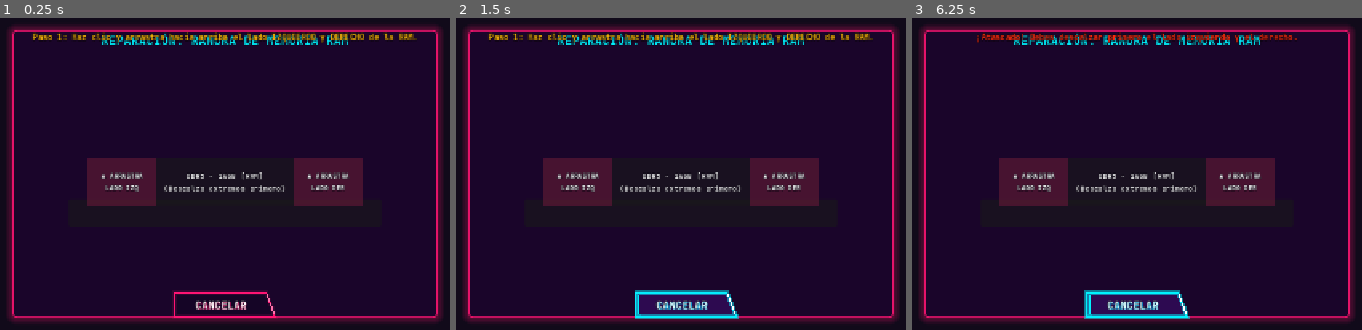
Above: before the commit, frames 1-3 (left to right).
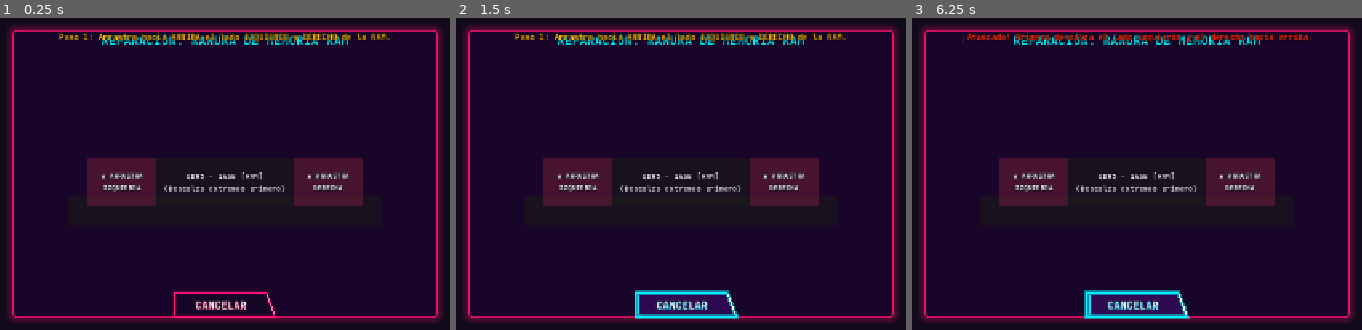
Above: after the commit, the same moments.

Repository: santiago9seijas-bit/computer-technician-3D
Game: Godot game, scene res://scenes/minigames/RAMMinigame.tscn
Same seed, same stepped clock (60 frames per second), same inputs: the game is played once before the commit and once after it. This scene is started directly instead of the project's main scene.
Inputs (mouse positions are in pixels of both pictures, inside the frame that each line leads up to):
- Up to frame 1 (0.25 s): no input
- Up to frame 2 (1.5 s): tap Enter at 0.5 s; move the mouse to (856, 152) at 0.52 s; hold D (move_right) 0.53-1.25 s; tap E (interact) at 0.6 s; click (856, 152) at 0.67 s; click "CANCELAR" at 1.25 s
- Up to frame 3 (6.25 s): drag from (975, 195) to (1096, 264) at 2.02 s; move the mouse to (1218, 74) at 2.77 s; hold D (move_right) 2.78-3.5 s; tap E (interact) at 2.85, 4.35, 5.85 s; click (1218, 74) at 2.92 s; drag from (1096, 264) to (outside the picture) at 3.52 s; move the mouse to (outside the picture) at 4.27 s; hold A (move_left) 4.28-5 s; click (outside the picture) at 4.42 s; drag from (outside the picture) to (1015, 61) at 5.02 s; move the mouse to (1177, 174) at 5.77 s; hold S (move_back) from 5.78 s (still down); click (1177, 174) at 5.92 s

The runs differ from the first frame. In frame 1, 1.6% of the frame differs, in the area x 7-93%, y 4-56%; in frame 2, 1.6%; in frame 3, 1.4%.

Commit message:
feat: mecanica inversa de insercion de RAM y visualizacion de slot vacio

Diff:
--- a/scenes/minigames/RAMMinigame.tscn
+++ b/scenes/minigames/RAMMinigame.tscn
@@ -52,7 +52,7 @@
 offset_top = 38.0
 theme_override_colors/font_color = Color(1, 0.85, 0.2, 1)
 theme_override_font_sizes/font_size = 13
-text = "Paso 1: Arrastra hacia arriba el lado IZQUIERDO y DERECHO de la RAM."
+text = "Paso 1: Arrastra hacia ARRIBA el lado IZQUIERDO y DERECHO de la RAM."
 horizontal_alignment = 1
 
 [node name="SocketArea" type="Control" parent="Panel"]
@@ -62,7 +62,7 @@
 size_flags_vertical = 4
 
 [node name="SocketBase" type="Panel" parent="Panel/SocketArea"]
-custom_minimum_size = Vector2(500, 44)
+custom_minimum_size = Vector2(500, 48)
 layout_mode = 1
 anchors_preset = 8
 anchor_left = 0.5
@@ -70,11 +70,25 @@
 anchor_right = 0.5
 anchor_bottom = 0.5
 offset_left = -250.0
-offset_top = 40.0
+offset_top = 35.0
 offset_right = 250.0
-offset_bottom = 84.0
-grow_horizontal = 2
-grow_vertical = 2
+offset_bottom = 83.0
+grow_horizontal = 2
+grow_vertical = 2
+
+[node name="EmptySlotLabel" type="Label" parent="Panel/SocketArea/SocketBase"]
+visible = false
+layout_mode = 1
+anchors_preset = 15
+anchor_right = 1.0
+anchor_bottom = 1.0
+grow_horizontal = 2
+grow_vertical = 2
+theme_override_colors/font_color = Color(1, 0.75, 0.1, 0.9)
+theme_override_font_sizes/font_size = 12
+text = "[ ZÓCALO DDR5 VACÍO · PINES EXPUESTOS ]"
+horizontal_alignment = 1
+vertical_alignment = 1
 
 [node name="RAMStick" type="Panel" parent="Panel/SocketArea"]
 custom_minimum_size = Vector2(440, 75)
@@ -119,7 +133,7 @@
 mouse_filter = 2
 theme_override_font_sizes/font_size = 11
 text = "▲ ARRASTRA
-LADO IZQ"
+IZQUIERDA"
 horizontal_alignment = 1
 vertical_alignment = 1
 
@@ -183,7 +197,7 @@
 mouse_filter = 2
 theme_override_font_sizes/font_size = 11
 text = "▲ ARRASTRA
-LADO DER"
+DERECHA"
 horizontal_alignment = 1
 vertical_alignment = 1
 
--- a/scripts/minigames/RAMMinigame.gd
+++ b/scripts/minigames/RAMMinigame.gd
@@ -3,24 +3,34 @@
 signal minigame_finished(success: bool)
 
 enum State {
-	UNSEAT_RAM,
-	INSERT_NEW_RAM,
+	EXTRACT_SIDES,
+	EXTRACT_CENTER,
+	EMPTY_SLOT,
+	INSERT_CENTER,
+	LOCK_SIDES,
 	COMPLETED
 }
 
-var current_state: State = State.UNSEAT_RAM
-
-# Estados de descalce
+var current_state: State = State.EXTRACT_SIDES
+
+# Estados de extracción de la RAM vieja
 var left_unseated: bool = false
 var right_unseated: bool = false
-var broken_ram_removed: bool = false
+
+# Estados de inserción de la RAM nueva
+var center_inserted: bool = false
+var new_left_locked: bool = false
+var new_right_locked: bool = false
 
 # Arrastre interactivo
 var dragging_part: String = "" # "left", "right", "center"
 var drag_start_pos: Vector2 = Vector2.ZERO
 
 @onready var status_label: Label = $Panel/StatusLabel
+@onready var socket_base: Panel = $Panel/SocketArea/SocketBase
+@onready var empty_slot_label: Label = $Panel/SocketArea/SocketBase/EmptySlotLabel
 @onready var ram_stick: Panel = $Panel/SocketArea/RAMStick
+
 @onready var zone_left: Control = $Panel/SocketArea/RAMStick/ZoneLeft
 @onready var zone_right: Control = $Panel/SocketArea/RAMStick/ZoneRight
 @onready var zone_center: Control = $Panel/SocketArea/RAMStick/ZoneCenter
@@ -36,6 +46,7 @@
 	btn_cancel.pressed.connect(func(): minigame_finished.emit(false))
 	btn_use_spare.pressed.connect(_on_use_spare_pressed)
 	btn_use_spare.visible = false
+	empty_slot_label.visible = false
 
 	zone_left.gui_input.connect(func(event): _handle_zone_input("left", event))
 	zone_right.gui_input.connect(func(event): _handle_zone_input("right", event))
@@ -45,27 +56,52 @@
 
 func _update_ui_state() -> void:
 	match current_state:
-		State.UNSEAT_RAM:
+		State.EXTRACT_SIDES:
 			if not left_unseated and not right_unseated:
-				status_label.text = "Paso 1: Haz clic y arrastra hacia arriba el lado IZQUIERDO y DERECHO de la RAM."
+				status_label.text = "Paso 1: Arrastra hacia ARRIBA el lado IZQUIERDO y DERECHO de la RAM."
 				status_label.modulate = Color(1.0, 0.85, 0.2, 1)
 			elif left_unseated and not right_unseated:
-				status_label.text = "¡Lado izquierdo liberado! Ahora arrastra el lado DERECHO hacia arriba."
+				status_label.text = "¡Lado izquierdo liberado! Ahora arrastra el lado DERECHO hacia ARRIBA."
 				status_label.modulate = Color(0.0, 0.9, 1.0, 1)
 			elif right_unseated and not left_unseated:
-				status_label.text = "¡Lado derecho liberado! Ahora arrastra el lado IZQUIERDO hacia arriba."
+				status_label.text = "¡Lado derecho liberado! Ahora arrastra el lado IZQUIERDO hacia ARRIBA."
 				status_label.modulate = Color(0.0, 0.9, 1.0, 1)
 			else:
-				status_label.text = "¡Ambos lados liberados! Ahora arrastra el CENTRO hacia arriba para sacarla."
-				status_label.modulate = Color(0.0, 1.0, 0.5, 1)
-				lbl_center.text = "▲ ARRASTRA EL CENTRO PARA EXTRAER ▲"
-				lbl_center.modulate = Color(0.0, 1.0, 0.6, 1)
-		State.INSERT_NEW_RAM:
-			status_label.text = "Paso 2: Inserta la RAM nueva desde tu mochila."
+				current_state = State.EXTRACT_CENTER
+				_update_ui_state()
+		State.EXTRACT_CENTER:
+			status_label.text = "¡Ambos lados liberados! Arrastra el CENTRO hacia ARRIBA para sacarla."
+			status_label.modulate = Color(0.0, 1.0, 0.5, 1)
+			lbl_center.text = "▲ ARRASTRA EL CENTRO\nHACIA ARRIBA ▲"
+			lbl_center.modulate = Color(0.0, 1.0, 0.6, 1)
+		State.EMPTY_SLOT:
+			status_label.text = "Zócalo vacío. Selecciona la RAM nueva desde tu mochila para instalarla."
 			status_label.modulate = Color(1.0, 0.85, 0.2, 1)
 			_check_spare_in_backpack()
+		State.INSERT_CENTER:
+			status_label.text = "Paso 2 (A la inversa): Arrastra el CENTRO hacia ABAJO para encajarla."
+			status_label.modulate = Color(0.0, 0.9, 1.0, 1)
+			lbl_center.text = "▼ ARRASTRA EL CENTRO\nHACIA ABAJO ▼"
+			lbl_center.modulate = Color(0.0, 0.95, 1.0, 1)
+			lbl_left.text = "PENDIENTE"
+			lbl_right.text = "PENDIENTE"
+			lbl_left.modulate = Color(0.7, 0.7, 0.7, 1)
+			lbl_right.modulate = Color(0.7, 0.7, 0.7, 1)
+		State.LOCK_SIDES:
+			if not new_left_locked and not new_right_locked:
+				status_label.text = "Paso 3: Arrastra hacia ABAJO el lado izquierdo y derecho (cualquier orden)."
+				status_label.modulate = Color(1.0, 0.85, 0.2, 1)
+			elif new_left_locked and not new_right_locked:
+				status_label.text = "¡Izquierda trabada! Ahora arrastra hacia ABAJO el lado DERECHO."
+				status_label.modulate = Color(0.0, 0.9, 1.0, 1)
+			elif new_right_locked and not new_left_locked:
+				status_label.text = "¡Derecha trabada! Ahora arrastra hacia ABAJO el lado IZQUIERDO."
+				status_label.modulate = Color(0.0, 0.9, 1.0, 1)
+			else:
+				current_state = State.COMPLETED
+				_update_ui_state()
 		State.COMPLETED:
-			status_label.text = "¡RAM asegurada y bloqueada en el zócalo!"
+			status_label.text = "¡RAM completamente asegurada y trabada en el zócalo!"
 			status_label.modulate = Color(0.0, 1.0, 0.4, 1)
 
 func _check_spare_in_backpack() -> void:
@@ -84,74 +120,135 @@
 		btn_use_spare.modulate = Color(1, 0.4, 0.4, 1)
 
 func _handle_zone_input(part: String, event: InputEvent) -> void:
-	if current_state != State.UNSEAT_RAM:
-		return
-
 	if event is InputEventMouseButton and event.button_index == MOUSE_BUTTON_LEFT:
 		if event.pressed:
 			dragging_part = part
 			drag_start_pos = event.global_position
 		else:
 			if dragging_part == part:
-				var diff_y = drag_start_pos.y - event.global_position.y
-				_process_drag_release(part, diff_y)
+				var delta_y = event.global_position.y - drag_start_pos.y
+				_process_drag_release(part, delta_y)
 				dragging_part = ""
 
-func _process_drag_release(part: String, diff_y: float) -> void:
+func _process_drag_release(part: String, delta_y: float) -> void:
 	var threshold = 35.0
 
-	if part == "left":
-		if diff_y >= threshold:
-			left_unseated = true
-			lbl_left.text = "LIBERADO ✓"
-			lbl_left.modulate = Color(0, 1, 0.5, 1)
-			_animate_stick_tilt()
-			_update_ui_state()
+	# FASE 1: EXTRACCIÓN (Hacia ARRIBA -> delta_y negativo)
+	if current_state == State.EXTRACT_SIDES or current_state == State.EXTRACT_CENTER:
+		var pulled_up = -delta_y >= threshold
+
+		if part == "left":
+			if pulled_up:
+				left_unseated = true
+				lbl_left.text = "LIBERADO ✓"
+				lbl_left.modulate = Color(0, 1, 0.5, 1)
+				_animate_stick_tilt_up()
+				_update_ui_state()
+		elif part == "right":
+			if pulled_up:
+				right_unseated = true
+				lbl_right.text = "LIBERADO ✓"
+				lbl_right.modulate = Color(0, 1, 0.5, 1)
+				_animate_stick_tilt_up()
+				_update_ui_state()
+		elif part == "center":
+			if current_state == State.EXTRACT_CENTER:
+				if pulled_up:
+					_complete_ram_removal()
+			else:
+				GameManager.register_error(2.0)
+				status_label.text = "¡Atascado! Primero descalza el lado izquierdo y el derecho hacia arriba."
+				status_label.modulate = Color(1, 0.2, 0.3, 1)
+
+	# FASE 2: INSERCIÓN (A LA INVERSA -> Hacia ABAJO -> delta_y positivo)
+	elif current_state == State.INSERT_CENTER:
+		var pushed_down = delta_y >= threshold
+		if part == "center":
+			if pushed_down:
+				center_inserted = true
+				var tween = create_tween()
+				tween.tween_property(ram_stick, "position:y", 10.0, 0.25).set_trans(Tween.TRANS_QUAD)
+				tween.tween_callback(func():
+					current_state = State.LOCK_SIDES
+					lbl_center.text = "DDR5 - 16GB [ENCAJADA]"
+					lbl_left.text = "▼ PRESIONA / ARRASTRA ▼"
+					lbl_right.text = "▼ PRESIONA / ARRASTRA ▼"
+					lbl_left.modulate = Color(1.0, 0.85, 0.2, 1)
+					lbl_right.modulate = Color(1.0, 0.85, 0.2, 1)
+					_update_ui_state()
+				)
 		else:
-			# Arrastre insuficiente
-			pass
-	elif part == "right":
-		if diff_y >= threshold:
-			right_unseated = true
-			lbl_right.text = "LIBERADO ✓"
-			lbl_right.modulate = Color(0, 1, 0.5, 1)
-			_animate_stick_tilt()
-			_update_ui_state()
-	elif part == "center":
-		if not (left_unseated and right_unseated):
-			GameManager.register_error(2.0)
-			status_label.text = "¡Atascado! Debes descalzar primero el lado izquierdo y el derecho."
+			status_label.text = "¡Primero arrastra el CENTRO hacia abajo para encajar la memoria!"
 			status_label.modulate = Color(1, 0.2, 0.3, 1)
-		else:
-			if diff_y >= threshold:
-				_complete_ram_removal()
-
-func _animate_stick_tilt() -> void:
+
+	elif current_state == State.LOCK_SIDES:
+		var pushed_down = delta_y >= threshold or abs(delta_y) < 10.0 # Permite clic o arrastre hacia abajo
+
+		if part == "left":
+			if pushed_down and not new_left_locked:
+				new_left_locked = true
+				lbl_left.text = "TRABADO ✓"
+				lbl_left.modulate = Color(0, 1, 0.5, 1)
+				_animate_stick_tilt_down()
+				_check_both_locked()
+		elif part == "right":
+			if pushed_down and not new_right_locked:
+				new_right_locked = true
+				lbl_right.text = "TRABADO ✓"
+				lbl_right.modulate = Color(0, 1, 0.5, 1)
+				_animate_stick_tilt_down()
+				_check_both_locked()
+
+func _animate_stick_tilt_up() -> void:
 	var tween = create_tween()
 	if left_unseated and not right_unseated:
 		tween.tween_property(ram_stick, "rotation_degrees", -3.5, 0.2)
-		tween.parallel().tween_property(ram_stick, "position:y", ram_stick.position.y - 10.0, 0.2)
+		tween.parallel().tween_property(ram_stick, "position:y", -10.0, 0.2)
 	elif right_unseated and not left_unseated:
 		tween.tween_property(ram_stick, "rotation_degrees", 3.5, 0.2)
-		tween.parallel().tween_property(ram_stick, "position:y", ram_stick.position.y - 10.0, 0.2)
+		tween.parallel().tween_property(ram_stick, "position:y", -10.0, 0.2)
 	elif left_unseated and right_unseated:
 		tween.tween_property(ram_stick, "rotation_degrees", 0.0, 0.2)
-		tween.parallel().tween_property(ram_stick, "position:y", ram_stick.position.y - 15.0, 0.2)
+		tween.parallel().tween_property(ram_stick, "position:y", -20.0, 0.2)
+
+func _animate_stick_tilt_down() -> void:
+	var tween = create_tween()
+	if new_left_locked and not new_right_locked:
+		tween.tween_property(ram_stick, "rotation_degrees", -2.5, 0.15)
+		tween.parallel().tween_property(ram_stick, "position:y", 25.0, 0.15)
+	elif new_right_locked and not new_left_locked:
+		tween.tween_property(ram_stick, "rotation_degrees", 2.5, 0.15)
+		tween.parallel().tween_property(ram_stick, "position:y", 25.0, 0.15)
+	elif new_left_locked and new_right_locked:
+		tween.tween_property(ram_stick, "rotation_degrees", 0.0, 0.15)
+		tween.parallel().tween_property(ram_stick, "position:y", 35.0, 0.15)
+
+func _check_both_locked() -> void:
+	_update_ui_state()
+	if new_left_locked and new_right_locked:
+		var tween = create_tween()
+		tween.tween_property(ram_stick, "position:y", 38.0, 0.1) # Asentado final
+		tween.tween_callback(func():
+			lbl_center.text = "DDR5 - 16GB [ASEGURADA]"
+			lbl_center.modulate = Color(0, 1, 0.5, 1)
+			await get_tree().create_timer(0.9).timeout
+			minigame_finished.emit(true)
+		)
 
 func _complete_ram_removal() -> void:
-	broken_ram_removed = true
 	var tween = create_tween()
-	tween.tween_property(ram_stick, "position:y", -140.0, 0.35)
+	tween.tween_property(ram_stick, "position:y", -160.0, 0.35)
 	tween.parallel().tween_property(ram_stick, "modulate:a", 0.0, 0.35)
 	tween.tween_callback(func():
 		ram_stick.visible = false
+		empty_slot_label.visible = true # Dejar visible el slot vacío
 		GameManager.add_item_to_backpack({"name": "RAM", "broken": true})
-		current_state = State.INSERT_NEW_RAM
+		current_state = State.EMPTY_SLOT
 		_update_ui_state()
 	)
 
 func _on_use_spare_pressed() -> void:
-	if current_state != State.INSERT_NEW_RAM:
+	if current_state != State.EMPTY_SLOT:
 		return
 
 	var spare_idx = -1
@@ -167,22 +264,14 @@
 		return
 
 	GameManager.remove_item_from_backpack(spare_idx)
-
 	btn_use_spare.visible = false
+	empty_slot_label.visible = false
+
+	# Mostrar RAM nueva sobre el slot lista para ser arrastrada al centro
 	ram_stick.visible = true
-	ram_stick.modulate = Color(0, 0.95, 1, 1)
-	ram_stick.position.y = -90.0
+	ram_stick.modulate = Color(0, 0.95, 1, 1) # Color cian de componente nuevo
+	ram_stick.position.y = -70.0
 	ram_stick.rotation_degrees = 0.0
 
-	var tween = create_tween()
-	tween.tween_property(ram_stick, "position:y", 75.0, 0.45).set_trans(Tween.TRANS_BOUNCE).set_ease(Tween.EASE_OUT)
-	tween.tween_callback(func():
-		lbl_left.text = "BLOQUEADO ✓"
-		lbl_right.text = "BLOQUEADO ✓"
-		lbl_center.text = "DDR5 - 16GB [NUEVA]"
-		current_state = State.COMPLETED
-		_update_ui_state()
-
-		await get_tree().create_timer(0.9).timeout
-		minigame_finished.emit(true)
-	)
+	current_state = State.INSERT_CENTER
+	_update_ui_state()
